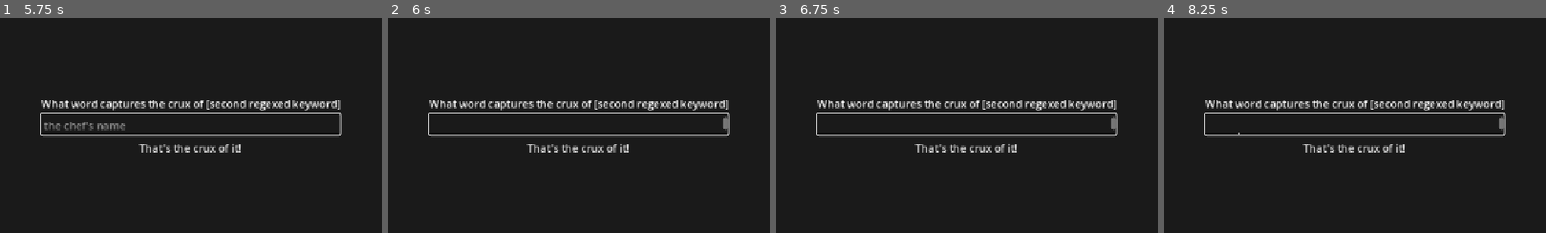
Above: before the commit, frames 1-4 (left to right).
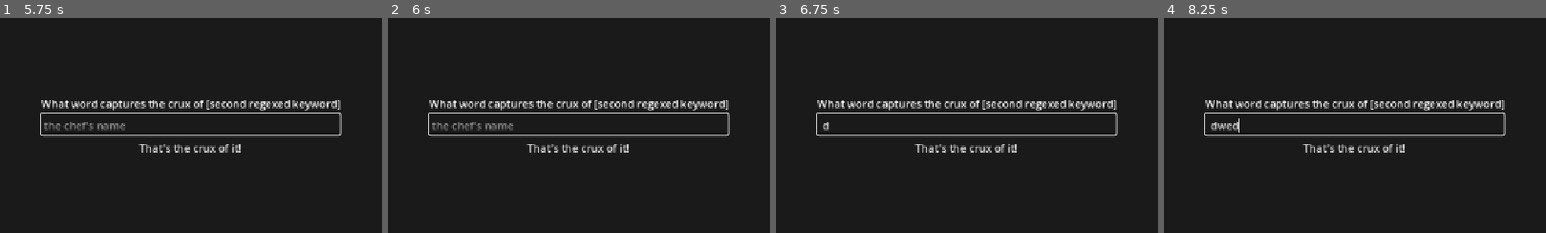
Above: after the commit, the same moments.

Repository: Lochi-dot-JPEG/crux
Game: Godot game, scene res://ui/title/title.tscn
Two runs of this game, one before a commit and one after it. Both use one fixed random seed, a clock stepped at 60 frames per second and the inputs below.
Inputs (mouse positions are % of the whole screen's width and height, from its top left):
- Up to frame 1 (5.75 s): click "Play" at 0.5 s; click (50, 49) at 1.27 s; type "Alex" at 1.35 s; click "That's the crux of it!" at 2 s; tap Enter at 2.75, 4.25 s; move the mouse to (45, 70) at 2.77 s; hold W (up) 2.78-4.28 s; tap E (interact) at 2.85, 5.1 s; click (45, 70) at 2.92 s; tap Space at 3.5, 5 s; move the mouse to (80, 65) at 3.52 s; tap Alt at 3.6 s; move the mouse to (20, 35) at 4.27 s; hold A (left) from 4.28 s (still down); tap Shift at 4.35 s; move the mouse to (55, 50) at 5.02 s; click (55, 50) at 5.17 s
- Up to frame 2 (6 s): tap Enter at 5.75 s; move the mouse to (35, 25) at 5.77 s; release A (left) at 5.78 s; hold Down (down) from 5.78 s (still down); tap Alt at 5.85 s
- Up to frame 3 (6.75 s): tap Space at 6.5 s; move the mouse to (72, 45) at 6.52 s; release Down (down) at 6.53 s; hold D (right) from 6.53 s (still down); tap Shift at 6.6 s
- Up to frame 4 (8.25 s): move the mouse to (30, 55) at 7.27 s; release D (right) at 7.28 s; hold W (up) 7.28-8.03 s; tap E (interact) at 7.35 s; click (30, 55) at 7.42 s; move the mouse to (60, 28) at 8.02 s; hold D (right) from 8.03 s (still down); tap Alt at 8.1 s
The pictures show only the part of the screen within x 25-75%, y 25-75%; the shares and areas given below are measured in that part.

Frame 1 is identical in both runs. In frame 2, 0.5% of the frame differs, in the area x 11-89%, y 45-53%; in frame 3, 0.1%; in frame 4, 0.3%.

Commit message:
disable newlines

Diff:
--- a/ui/dialogue/dialogue.gd
+++ b/ui/dialogue/dialogue.gd
@@ -66,3 +66,9 @@
 
 func _get_character_name(character : CHARACTER) -> String:
 	return "Their name" # TODO
+
+
+func _on_text_edit_text_changed() -> void:
+	if text_edit.text.find("\n") != -1:
+		text_edit.text = text_edit.text.replace("\n", "")
+		text_edit.set_caret_column(text_edit.text.length())
--- a/ui/dialogue/dialogue.tscn
+++ b/ui/dialogue/dialogue.tscn
@@ -95,3 +95,5 @@
 unique_name_in_owner = true
 layout_mode = 2
 text = "That's the crux of it!"
+
+[connection signal="text_changed" from="QuestionBox/VBoxContainer/TextEdit" to="." method="_on_text_edit_text_changed"]
